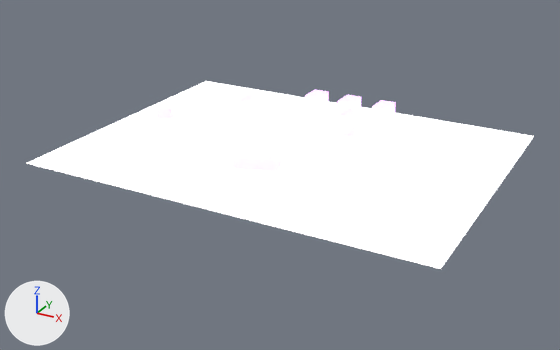
The glTF model r3f-project/public/models/campus.glb, before and after one commit.
Both versions are drawn from a camera (50 mm lens) standing at (441.0, -840.0, 368.0) and looking at (5.0, -49.0, -28.0). The lights are fixed; the arrows at lower left show +X, +Y and +Z. Where no turn or scale is listed for an object, it has been applied to the vertices.

The first picture shows 'bldg-1217__HIIT', 'bldg-1562__HIIT', 'bldg-17002__HIIT', 'bldg-1700__HIIT', 'bldg-22__HIT', 'bldg-340__HIIT', 'bldg-43__HIIT', 'bldg-44__HIIT', 'bldg-45__HIIT', 'bldg-64__HIIT', 'floor-map', 'look-item'.
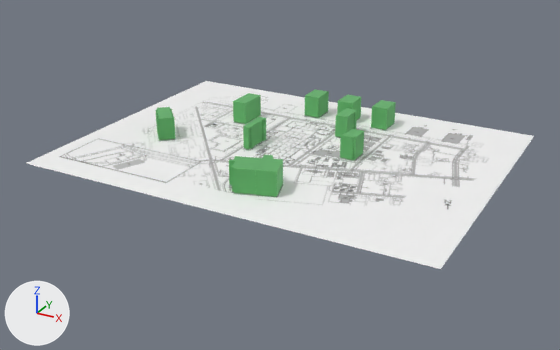
Diff of the bpy script that builds the scene:
```diff
--- a/r3f-project/public/models/campus.glb.py
+++ b/r3f-project/public/models/campus.glb.py
@@ mat_mat @@
 mat_mat = principled_material('Mat')
-mat_mat.base_color = (1.0, 1.0, 1.0)  # white #ffffff
+mat_mat.base_color = (0.284, 0.66, 0.315)  # green #91d498
 mat_mat.metallic = 1.0
@@ mat_mat @@
 mat_mat.emission_color = (0.734, 0.16, 1.0)  # purple #de6fff
-mat_mat.emission_strength = 1.0
@@ mat_campus @@
 n0 = _N.new('ShaderNodeBsdfPrincipled'); n0.name = 'Principled BSDF'
-n0.inputs[0].default_value = (1.0, 1.0, 1.0, 1.0)  # 'Base Color', white #ffffff
 n0.inputs[1].default_value = 1.0  # 'Metallic'
 n0.inputs[2].default_value = 1.0  # 'Roughness'
-n0.inputs[28].default_value = 1.0  # 'Emission Strength'
 n1 = _N.new('ShaderNodeOutputMaterial'); n1.name = 'Material Output'
@@ mat_campus @@
 n2 = _N.new('ShaderNodeTexImage'); n2.name = 'Image Texture'
 _L.new(n0.outputs[0], n1.inputs[0])  # 'BSDF' to 'Surface'
-_L.new(n2.outputs[0], n0.inputs[27])  # 'Color' to 'Emission Color'
+_L.new(n2.outputs[0], n0.inputs[0])  # 'Color' to 'Base Color'
```

What differs and where, as boxes [x1, y1, x2, y2] in the pictures (560 x 350 px):
'floor-map', recoloured
    both: [26, 81, 534, 269]
'bldg-1700__HIIT', recoloured, surface changed (white to green)
    both: [229, 156, 262, 194]
'bldg-17002__HIIT', recoloured, surface changed (white to green)
    both: [256, 155, 283, 197]
'bldg-22__HIT', recoloured, surface changed (white to green)
    both: [233, 93, 261, 124]
'bldg-340__HIIT', recoloured, surface changed (white to green)
    both: [340, 129, 364, 160]
'bldg-45__HIIT', recoloured, surface changed (white to green)
    both: [371, 100, 396, 130]
'bldg-43__HIIT', recoloured, surface changed (white to green)
    both: [305, 89, 329, 118]
'bldg-64__HIIT', recoloured, surface changed (white to green)
    both: [243, 117, 266, 149]
'bldg-1217__HIIT', recoloured, surface changed (white to green)
    both: [156, 107, 175, 140]
'bldg-1562__HIIT', recoloured, surface changed (white to green)
    both: [335, 108, 357, 137]
'bldg-44__HIIT', recoloured, surface changed (white to green)
    both: [337, 95, 361, 119]
'look-item', no longer drawn
    before: [287, 145, 295, 150]
